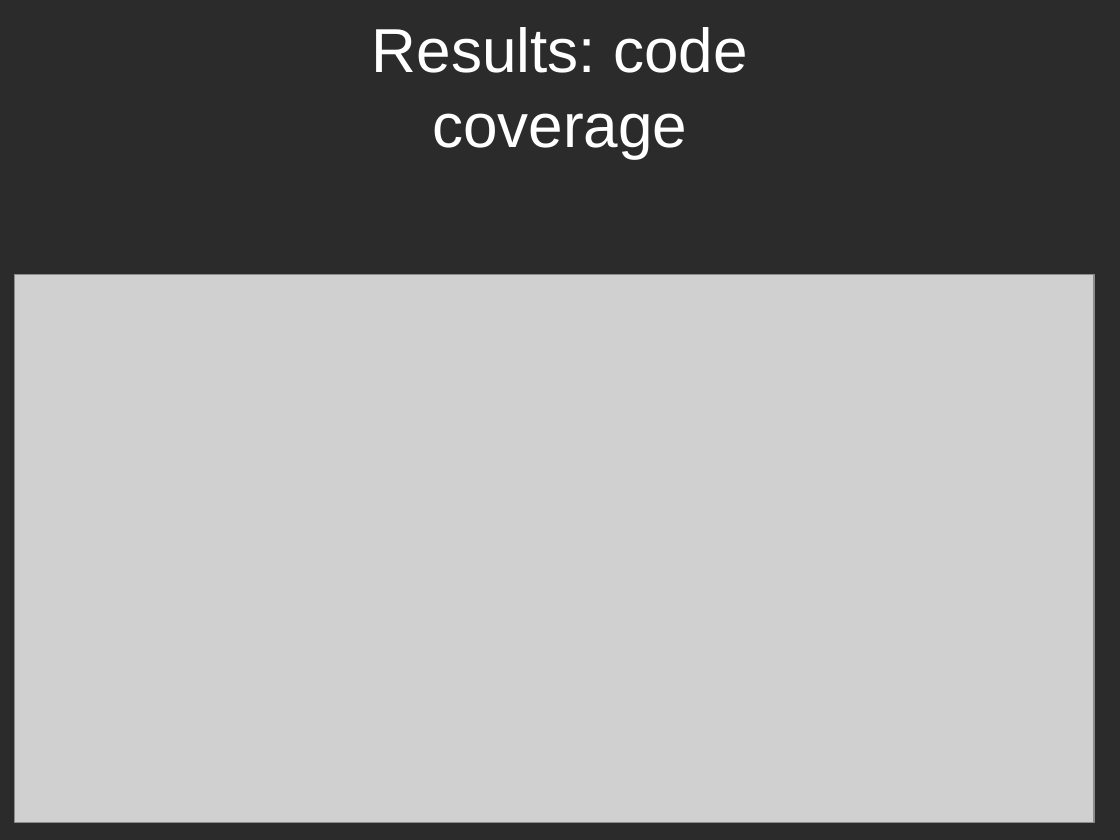
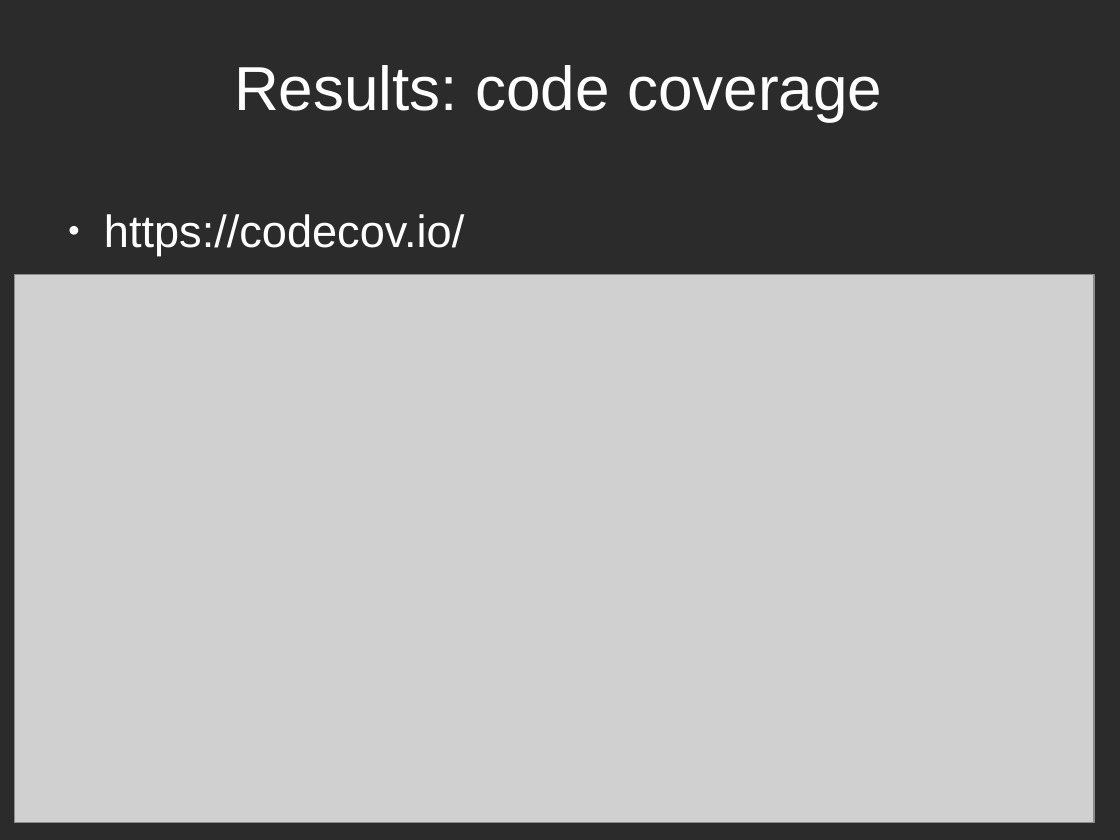
Before and after one commit to richelbilderbeek/PresentationsAboutR, a slide deck: slide 30 of ProfessionalRdevelopment/ProfessionalRDevelopment.odp (slide 26 before the commit). Drawn at 1120x840 pixels with LibreOffice and Linux fonts; fonts in the diff are those of the drawing; grey boxes stand for pictures; background and template pictures are left out; a plain dark background stands for a picture behind light text. Boxes give left, top, right and bottom in pixels: in the first picture for what was removed or moved away, otherwise in the second. Text is boxed around its words. In the diff, an @@ line names an element or a change of style, - is before the commit and + after.

```diff
--- a/ProfessionalRdevelopment/ProfessionalRDevelopment.odp
+++ b/ProfessionalRdevelopment/ProfessionalRDevelopment.odp
@@ title "Results: code coverage" rewrapped from (372,27,748,158) to (234,65,882,121) @@
@@ text added at (104,214,464,256), 32 pt, text #FFFFFF @@
+● https://codecov.io/
```
Also in this commit, not shown: 1 other slide changed, 4 slides added, 1 other file.
